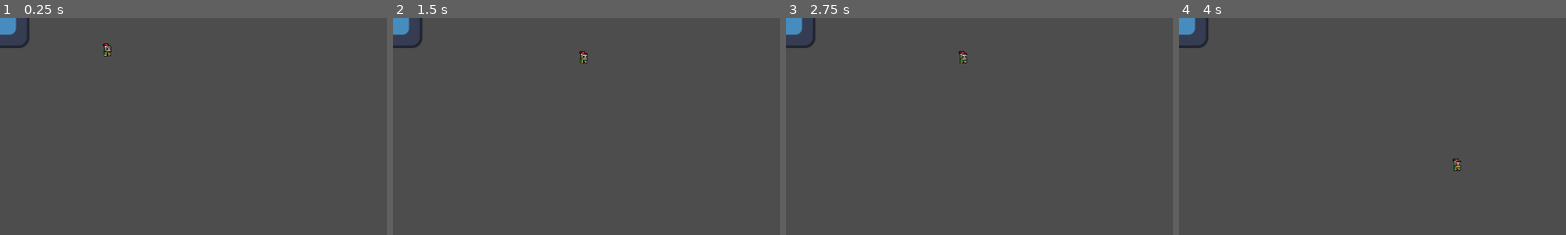
Above: before the commit, frames 1-4 (left to right).
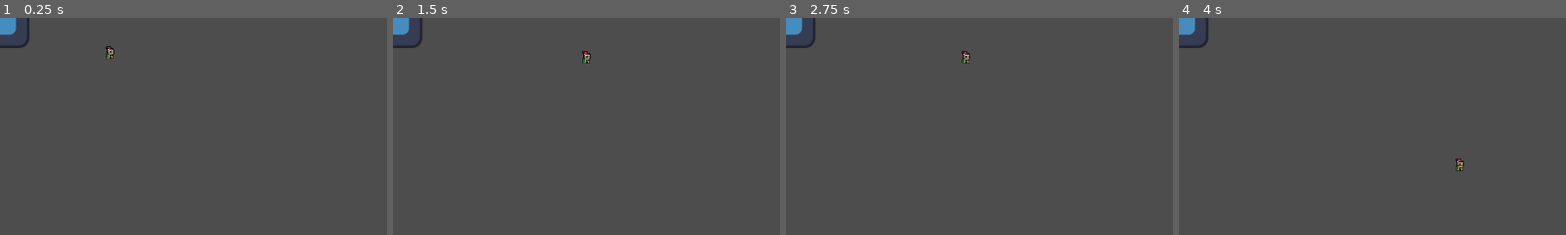
Above: after the commit, the same moments.

Repository: whimsytimsy/timegofishing
Game: Godot game, scene res://May/NPC 2!!!!!/testgodot.tscn
The game is run twice, just before and just after one commit, with the same random seed, the same clock (stepped at 60 frames per second) and the same inputs. This scene is started directly instead of the project's main scene. The engine's default icon, where the game draws it, is replaced by a stand-in: a white triangle on a blue panel in a dark square.
Inputs:
- Up to frame 1 (0.25 s): no input
- Up to frame 2 (1.5 s): hold E (interact) 0.53-1.28 s; hold Right (right) from 0.53 s (still down); tap Up (jump) at 0.77 s; tap E (interact) at 1.35 s
- Up to frame 3 (2.75 s): tap Up (jump) at 1.52 s; release Right (right) at 2.03 s; hold Left (left) from 2.03 s (still down); hold E (interact) from 2.03 s (still down)
- Up to frame 4 (4 s): release Left (left) at 2.78 s; release E (interact) at 2.78 s; hold Right (right) from 2.78 s (still down); tap E (interact) at 2.85 s; tap Up (jump) at 3.02, 3.77 s; hold E (interact) from 3.53 s (still down)
The pictures show only the part of the screen within x 2-52%, y 0-50%; the shares and areas given below are measured in that part.

The runs differ from the first frame. In frame 1, 0.1% of the frame differs, in the area x 26-30%, y 11-19%; in frame 2, 0.1%; in frame 3, 0.1%; in frame 4, 0.1%.

Commit message:
chat bubble

Diff:
--- a/May/NPC 2!!!!!/testgodot.tscn
+++ b/May/NPC 2!!!!!/testgodot.tscn
@@ -36,4 +36,4 @@
 shape = SubResource("RectangleShape2D_0bx5i")
 
 [node name="Player" parent="StaticBody2D" unique_id=804321168 instance=ExtResource("4_lynk3")]
-position = Vector2(179, 16)
+position = Vector2(183, 20)
--- /dev/null
+++ b/May/NPC 2!!!!!/text_bubble.tscn
@@ -0,0 +1,16 @@
+[gd_scene format=3 uid="uid://dhds4j11utt4v"]
+
+[ext_resource type="Texture2D" uid="uid://b7aw1xuj8gq73" path="res://May/NPC 2!!!!!/chat_bubble-removebg-preview.png" id="1_w7anl"]
+
+[node name="TextBubble" type="CanvasLayer" unique_id=1672064512]
+
+[node name="NinePatchRect" type="NinePatchRect" parent="." unique_id=535200131]
+anchors_preset = -1
+anchor_right = 0.527
+anchor_bottom = 0.261
+offset_right = -538.104
+offset_bottom = -130.128
+
+[node name="ChatBubble" type="Sprite2D" parent="." unique_id=1380012359]
+position = Vector2(242, 120)
+texture = ExtResource("1_w7anl")
Binary file added: May/NPC 2!!!!!/chat_bubble-removebg-preview.png
Not shown, added: May/NPC 2!!!!!/chat_bubble-removebg-preview.png.import
